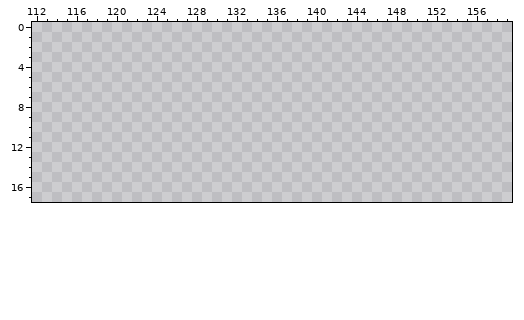
Pixel-art file, stored at Raw_Assets/Jungle_Tileset.ase. The picture above is the old version.
160x160 pixels, 1 frame. Colours within 5 levels of each other are drawn and written as one. Shown: x 112..159, y 0..17. The commit also changed other parts of the picture, which this record leaves out.
Palette (. is transparent): 
Once edited:
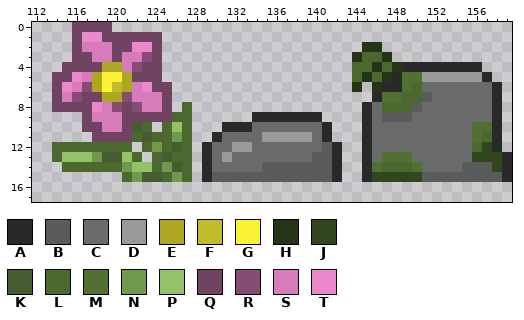
Colours new in this view: A #292929  B #5a5c5c  C #696a6a  D #999999  E #ada721  F #c2bb2c  G #fbf236  H #253317  J #33471f  K #445c2f  L #4b692f  M #517033  N #71994b  P #94c269  Q #704362  R #854d73  S #d77bba  T #eb88cb
Diff:
Changed rows in their new state; - is an unchanged pixel.
Layer "Layer 1":
first column x 114:
 0 --QQQQ----------------------------------------
 1 --QTTQQQQQQ-----------------------------------
 2 --QSSSQQTTQ--------------------HH-------------
 3 --QQSSQSSRQ-------------------HLLH------------
 4 -QQQQEESRQQ-------------------LLHLHAAAAAAAA---
 5 QQTSEGGEQQQ-------------------LHLHAMMDDDDDDA--
 6 QTSREGFESTQQ------------------H-HAAMLCCCCCCCA-
 7 QSRQQEERSSSQ--------------------AMMLLBCCCCCCA-
 8 QQQQTSRQRSSQ-L-----------------ACLLLBCCCCCCCA-
 9 ---QSSSQQQQQLL------AAAAAAA----ACBBBCCCCCCCCA-
10 ---QQSSQKL-LPL---AAACCCCCCCA---ACCCCCCCCCCMMA-
11 ----QQQQLKLLNL--ACCCCDDDDDCA---ACCCCCCCCCCMLA-
12 LLLLLLLL-LNLKL-ACCDDCCCCCCCBA--ACCCCCCCCCCLJA-
13 LPPPNKKPL-LKLL-ACDCCCCCCCCBBA--ACMMMCCCCCCJJJA
14 -LLLLLLNPPLNKL-ACCCCCBBBBBBBA--AMLLLMCCCCBBBJA
15 -------LNKKLNL-ABBBBBBBBBBBBA--AJJJJJBBBBBBBBA
Pixel boxes of the changes (left, top, right, bottom) in both pictures:
added: (52, 22, 512, 182)
